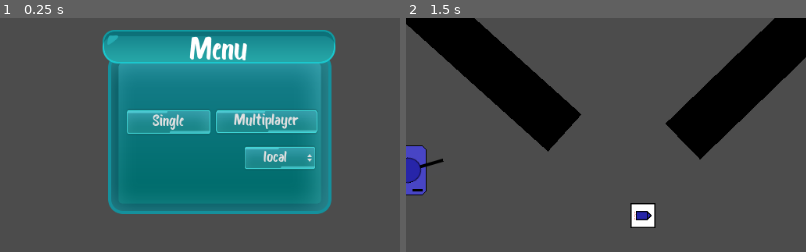
Above: before the commit, frames 1-2 (left to right).
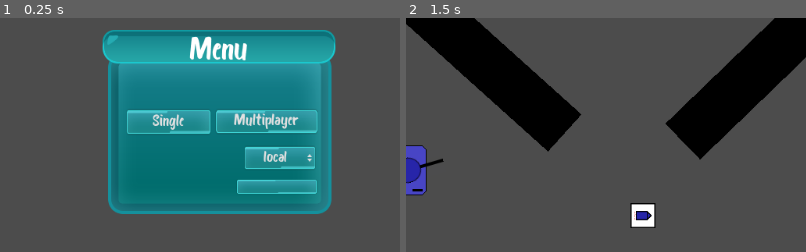
Above: after the commit, the same moments.

Repository: mm-102/godot_tanks
Game: Godot game, scene res://Main.tscn
Same seed, same stepped clock (60 frames per second), same inputs: the game is played once before the commit and once after it.
Inputs (mouse positions are % of the whole screen's width and height, from its top left):
- Up to frame 1 (0.25 s): no input
- Up to frame 2 (1.5 s): click (57, 64) at 0.52 s; click "Single" at 1.25 s
The pictures show only the part of the screen within x 23-73%, y 28-78%; the shares and areas given below are measured in that part.

The runs differ from the first frame. In frame 1, 1.1% of the frame differs, in the area x 59-80%, y 69-76%; in frame 2, nothing differs.
Error after the commit: Invalid get index 'ip' (on base: 'Nil'). (res://GUI/Menu.gd:29)

Commit message:
Player spawn

Diff:
--- a/GUI/Menu.gd
+++ b/GUI/Menu.gd
@@ -15,3 +15,16 @@
 func _on_MultiplayerButton_pressed():
 	main_node.game_mode(1, ADRESS[$"%OptionButton".get_selected()])
 	queue_free()
+
+
+func _ready():
+	$HTTPRequest.connect("request_completed", self, "_on_request_completed")
+	var err = $HTTPRequest.request("https://api.ipify.org/?format=json")
+	if err != 0:
+		var err_comm ="Ipify non connected: " + str(err)
+		$"%PublicIPButton".set_text(err_comm)
+
+func _on_request_completed(result, response_code, headers, body):
+	var json = JSON.parse(body.get_string_from_utf8())
+	$"%PublicIPButton".set_text(str(json.result["ip"]))
+	$HTTPRequest.queue_free()
--- a/GUI/Menu.tscn
+++ b/GUI/Menu.tscn
@@ -102,5 +102,14 @@
 items = [ "local", null, false, 0, null, "external", null, false, 1, null ]
 selected = 0
 
+[node name="PublicIPButton" type="Button" parent="Background"]
+unique_name_in_owner = true
+margin_left = 171.0
+margin_top = 191.0
+margin_right = 275.0
+margin_bottom = 211.0
+
+[node name="HTTPRequest" type="HTTPRequest" parent="."]
+
 [connection signal="pressed" from="Background/SingleplayerButton" to="." method="_on_SingleplayerButton_pressed"]
 [connection signal="pressed" from="Background/MultiplayerButton" to="." method="_on_MultiplayerButton_pressed"]
--- a/Map.gd
+++ b/Map.gd
@@ -37,12 +37,12 @@
 		for player in world_stance_buffer[2].keys():
 			if playerS_node.has_node(str(player)) and world_stance_buffer[1].has(player):
 				playerS_node.get_node(str(player)).template_stance(world_stance_buffer[1][player], world_stance_buffer[2][player], interpolation_factor)
-	elif render_time > world_stance_buffer[1]["T"]:
-		var extrapolation_factor = float(render_time - world_stance_buffer[0]["T"]) / float(world_stance_buffer[1]["T"] - world_stance_buffer[0]["T"]) - 1.0
-		for player in world_stance_buffer[1].keys():
-			if !world_stance_buffer[0].has(player):
-				continue
-			if playerS_node.has_node(str(player)):
-				var position_delta = world_stance_buffer[1][player]["Location"]["P"] - world_stance_buffer[0][player]["Location"]["P"]
-				var new_position = world_stance_buffer[1][player]["Location"]["P"] + position_delta * extrapolation_factor
-				playerS_node.get_node(str(player)).set_position(new_position)
+#	elif render_time > world_stance_buffer[1]["T"]:
+#		var extrapolation_factor = float(render_time - world_stance_buffer[0]["T"]) / float(world_stance_buffer[1]["T"] - world_stance_buffer[0]["T"]) - 1.0
+#		for player in world_stance_buffer[1].keys():
+#			if !world_stance_buffer[0].has(player):
+#				continue
+#			if playerS_node.has_node(str(player)):
+#				var position_delta = world_stance_buffer[1][player]["Location"]["P"] - world_stance_buffer[0][player]["Location"]["P"]
+#				var new_position = world_stance_buffer[1][player]["Location"]["P"] + position_delta * extrapolation_factor
+#				playerS_node.get_node(str(player)).set_position(new_position)
